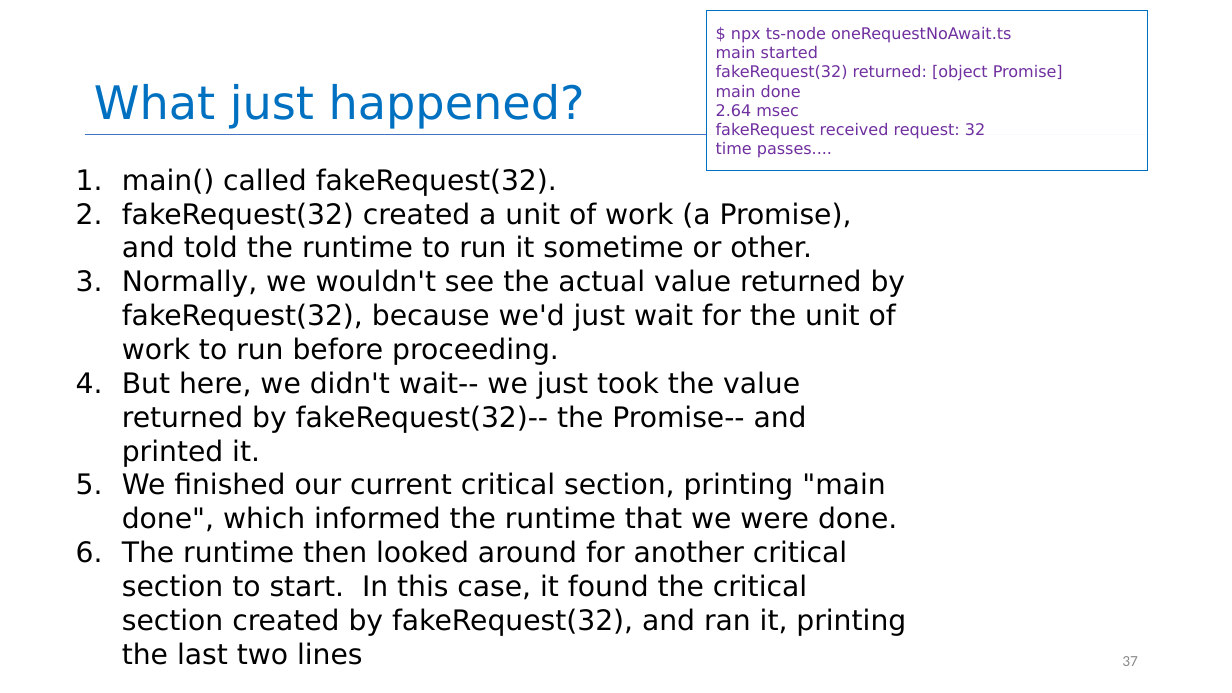
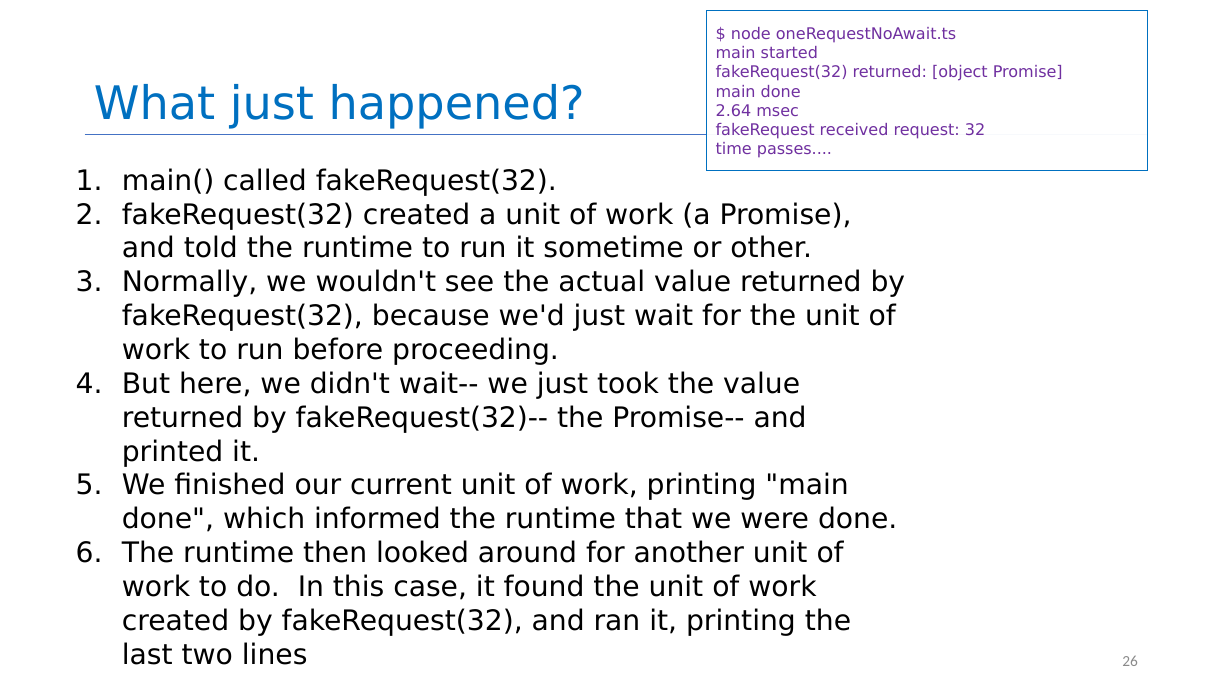
Before and after one commit to neu-se/CS4530-Spring-2026, a slide deck: slide 26 of Slides/Module 09 Concurrency Patterns in Typescript.pptx (slide 37 before the commit). Drawn at 1232x693 pixels with LibreOffice and Linux fonts; fonts in the diff are those of the drawing. Boxes give left, top, right and bottom in pixels: in the first picture for what was removed or moved away, otherwise in the second. Text is boxed around its words. In the diff, an @@ line names an element or a change of style, - is before the commit and + after.

```diff
--- a/Slides/Module 09 Concurrency Patterns in Typescript.pptx
+++ b/Slides/Module 09 Concurrency Patterns in Typescript.pptx
@@ text in rectangle at box(731, 27, 956, 43): text changed @@
-$ npx ts-node oneRequestNoAwait.ts
+$ node oneRequestNoAwait.ts
@@ text at box(122, 472, 897, 665): text changed @@
-5. We finished our current critical section, printing "main done", which informed the runtime that we were done.
-6. The runtime then looked around for another critical section to start. In this case, it found the critical section created by fakeRequest(32), and ran it, printing the last two lines
+5. We finished our current unit of work, printing "main done", which informed the runtime that we were done.
+6. The runtime then looked around for another unit of work to do. In this case, it found the unit of work created by fakeRequest(32), and ran it, printing the last two lines
@@ page number at box(1122, 655, 1138, 666): text changed @@
-37
+26
```
Also in this commit, not shown: 14 other slides changed, 12 slides added, 25 slides removed, 2 other files.
